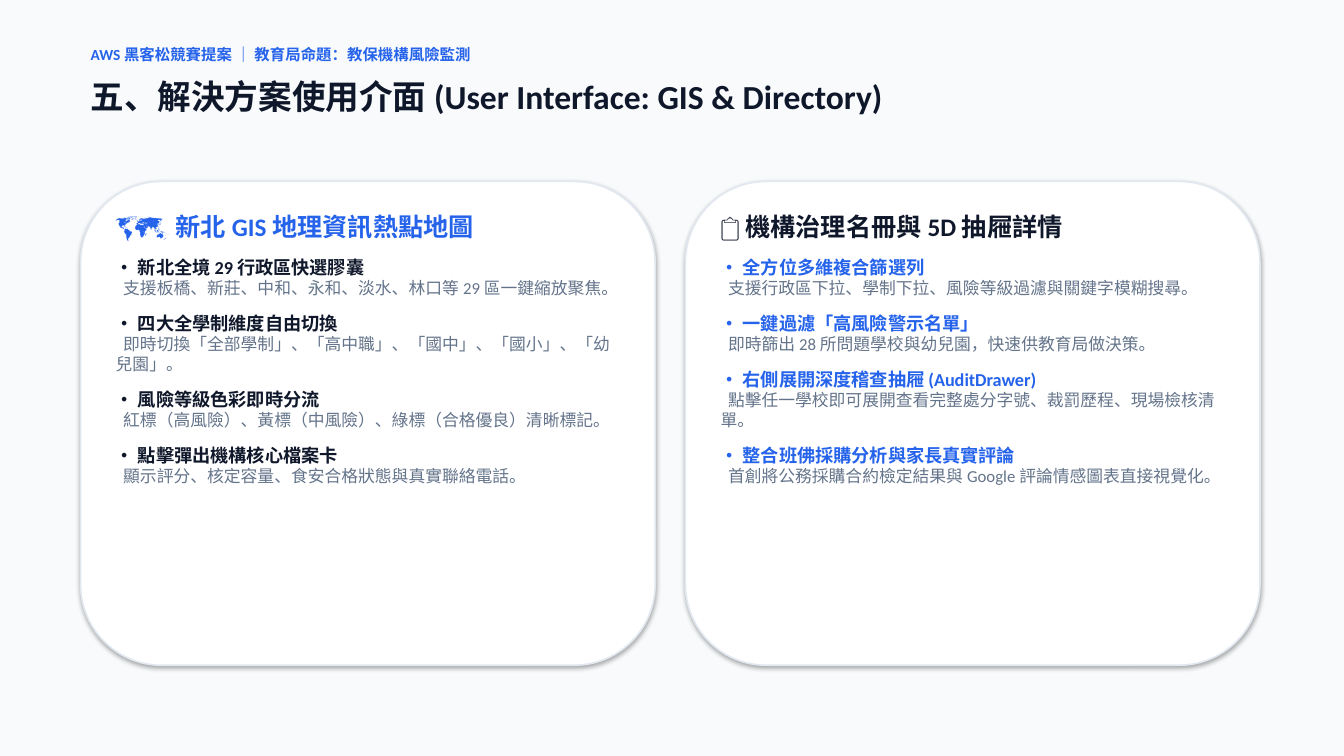
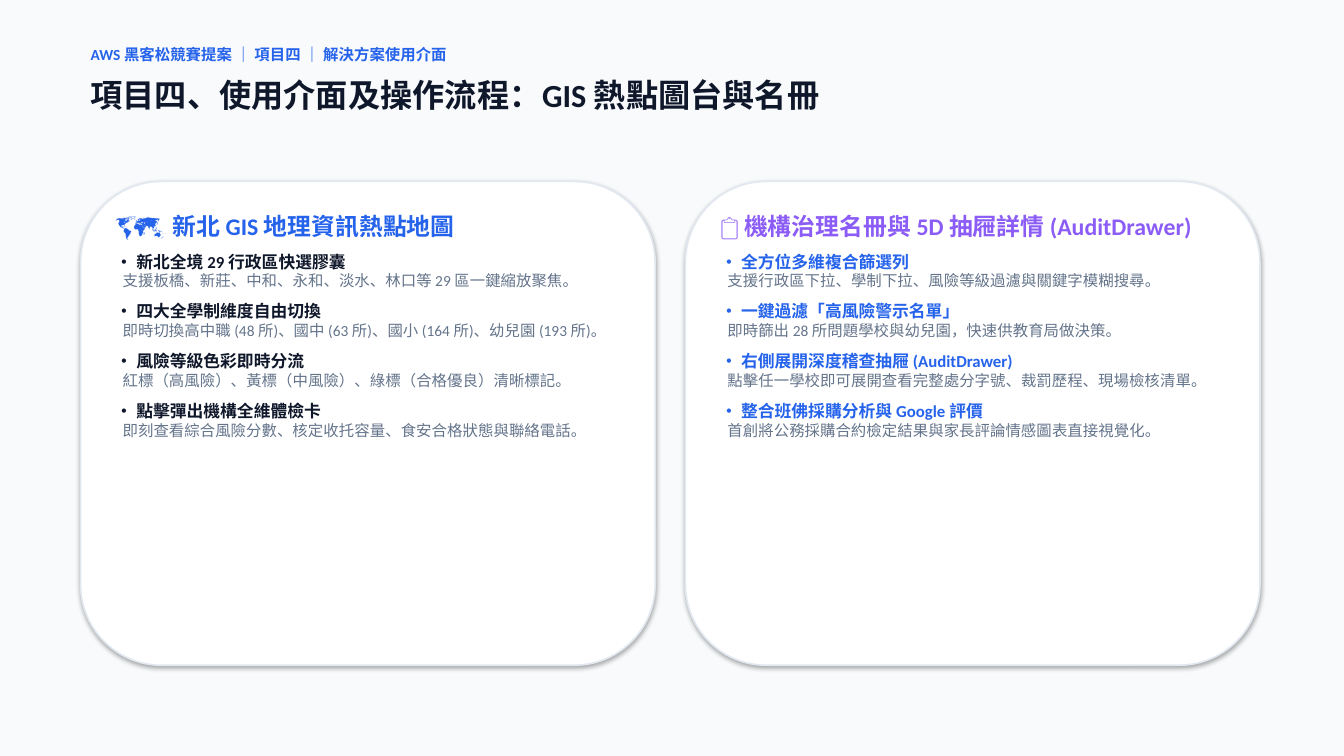
Before and after one commit to oscarlin9398-debug/smart-watchdog, a slide deck: slide 7 of 新北市校園治理情報平台_提案簡報.pptx (slide 6 before the commit). Drawn at 1344x756 pixels with LibreOffice and Linux fonts; fonts in the diff are those of the drawing. Boxes give left, top, right and bottom in pixels: in the first picture for what was removed or moved away, otherwise in the second. Text is boxed around its words. In the diff, an @@ line names an element or a change of style, - is before the commit and + after.

```diff
--- a/新北市校園治理情報平台_提案簡報.pptx
+++ b/新北市校園治理情報平台_提案簡報.pptx
@@ text at bbox=[91, 45, 446, 65]: text changed @@
-AWS 黑客松競賽提案 ｜ 教育局命題：教保機構風險監測
+AWS 黑客松競賽提案 ｜ 項目四 ｜ 解決方案使用介面
@@ text at bbox=[91, 79, 819, 110]: text changed; size 24 to 23 pt @@
-五、解決方案使用介面 (User Interface: GIS & Directory)
+項目四、使用介面及操作流程：GIS 熱點圖台與名冊
@@ text at bbox=[123, 214, 578, 388]: size 18 to 17 pt in "🗺️ 新北 GIS 地理資訊熱點地圖"; size 13 to 12 pt in "• 新北全境 29 行政區快選膠囊", "• 四大全學制維度自由切換", "• 風險等級色彩即時分流"; size 12 to 11 pt in "支援板橋、新莊、中和、永和、淡水、林口等 29 區一鍵縮放聚焦。", "紅標（高風險）、黃標（中風險）、綠標（合格優良）清晰標記。"; less space between paragraphs @@
@@ text at bbox=[744, 215, 1192, 239]: text changed; size 18 to 17 pt; text colour #0F172A to #8B5CF6 @@
-📋 機構治理名冊與 5D 抽屜詳情
+📋 機構治理名冊與 5D 抽屜詳情 (AuditDrawer)
@@ text at bbox=[727, 253, 1206, 387]: size 13 to 12 pt in "• 全方位多維複合篩選列", "• 一鍵過濾「高風險警示名單」", "• 右側展開深度稽查抽屜 (AuditDrawer)"; size 12 to 11 pt in "支援行政區下拉、學制下拉、風險等級過濾與關鍵字模糊搜尋。", "即時篩出 28 所問題學校與幼兒園，快速供教育局做決策。", "點擊任一學校即可展開查看完整處分字號、裁罰歷程、現場檢核清單。"; less space between paragraphs @@
@@ text at bbox=[123, 323, 607, 338]: text changed; size 12 to 11 pt @@
-即時切換「全部學制」、「高中職」、「國中」、「國小」、「幼兒園」。
+即時切換高中職 (48 所)、國中 (63 所)、國小 (164 所)、幼兒園 (193 所)。
@@ text at bbox=[123, 423, 587, 437]: text changed; size 12 to 11 pt @@
-• 點擊彈出機構核心檔案卡
-顯示評分、核定容量、食安合格狀態與真實聯絡電話。
+• 點擊彈出機構全維體檢卡
+即刻查看綜合風險分數、核定收托容量、食安合格狀態與聯絡電話。
@@ text at bbox=[727, 423, 1160, 438]: text changed; size 12 to 11 pt @@
-• 整合班佛採購分析與家長真實評論
-首創將公務採購合約檢定結果與 Google 評論情感圖表直接視覺化。
+• 整合班佛採購分析與 Google 評價
+首創將公務採購合約檢定結果與家長評論情感圖表直接視覺化。
```
Also in this commit, not shown: 6 other slides changed, 2 slides added, 2 slides removed, 2 other files.
